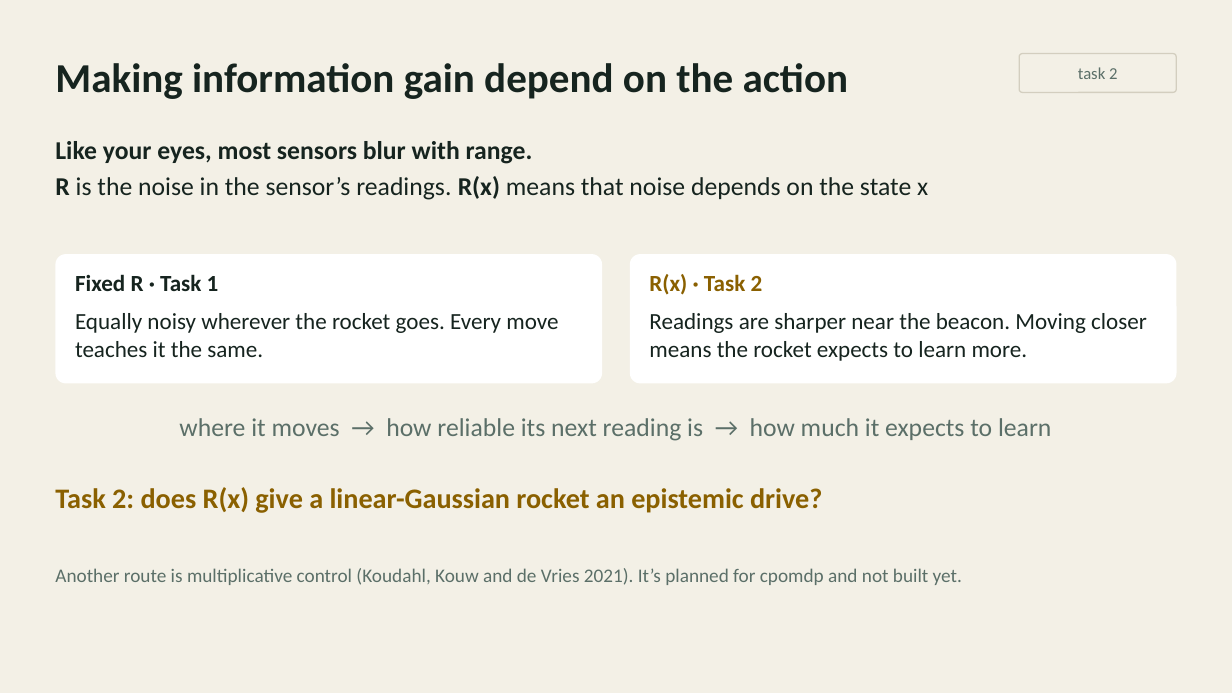
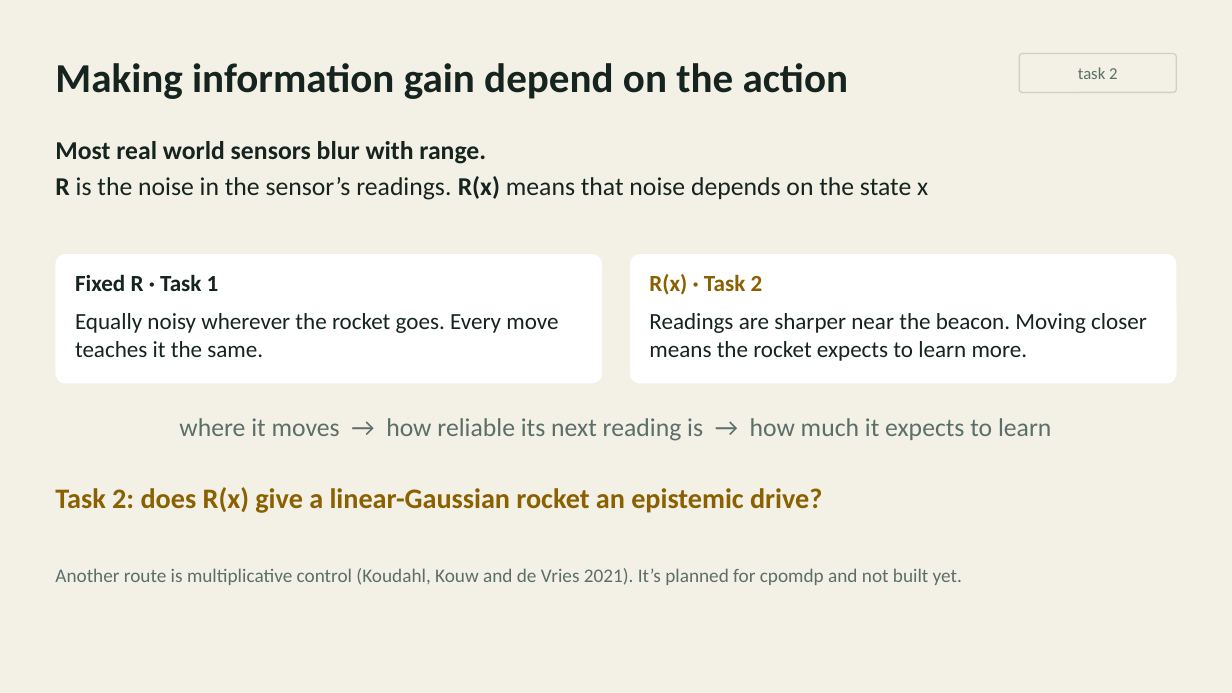
Before and after one commit to inferogenesis/cpomdp-workshop, a slide deck: slide 10 of deck/cpomdp_symposium_2026.pptx. Drawn at 1232x693 pixels with LibreOffice and Linux fonts; fonts in the diff are those of the drawing. Boxes give left, top, right and bottom in pixels: in the first picture for what was removed or moved away, otherwise in the second. Text is boxed around its words. In the diff, an @@ line names an element or a change of style, - is before the commit and + after.

```diff
--- a/deck/cpomdp_symposium_2026.pptx
+++ b/deck/cpomdp_symposium_2026.pptx
@@ text at <box>55,141,486,164</box>: text changed @@
-Like your eyes, most sensors blur with range.
+Most real world sensors blur with range.
```
Also in this commit, not shown: 5 other slides changed, 2 slides added, 1 slide removed, 14 other files.
